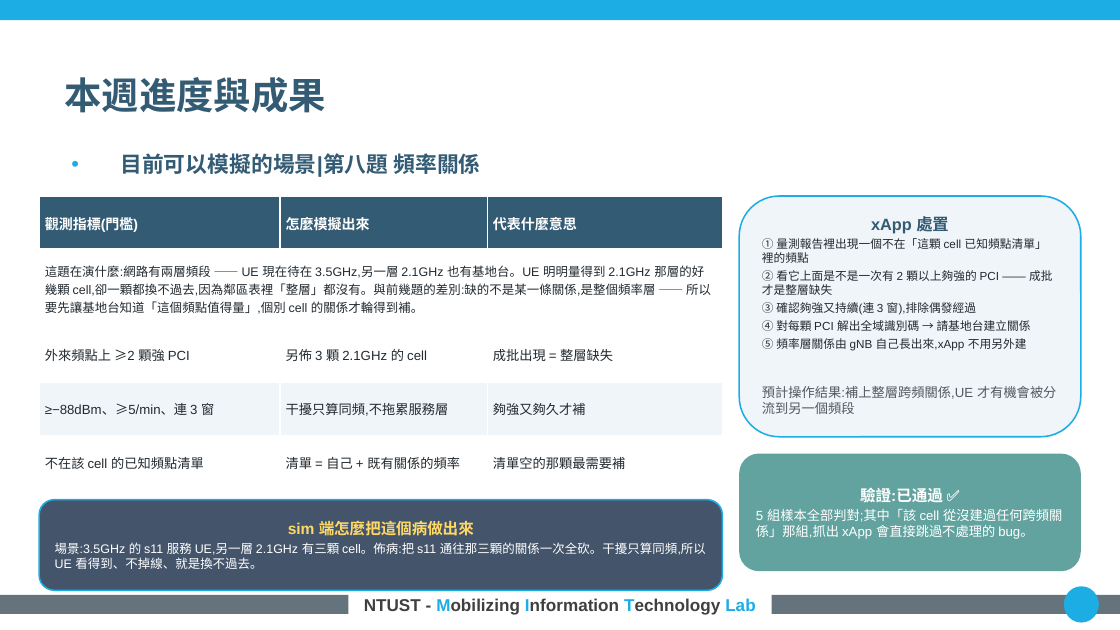
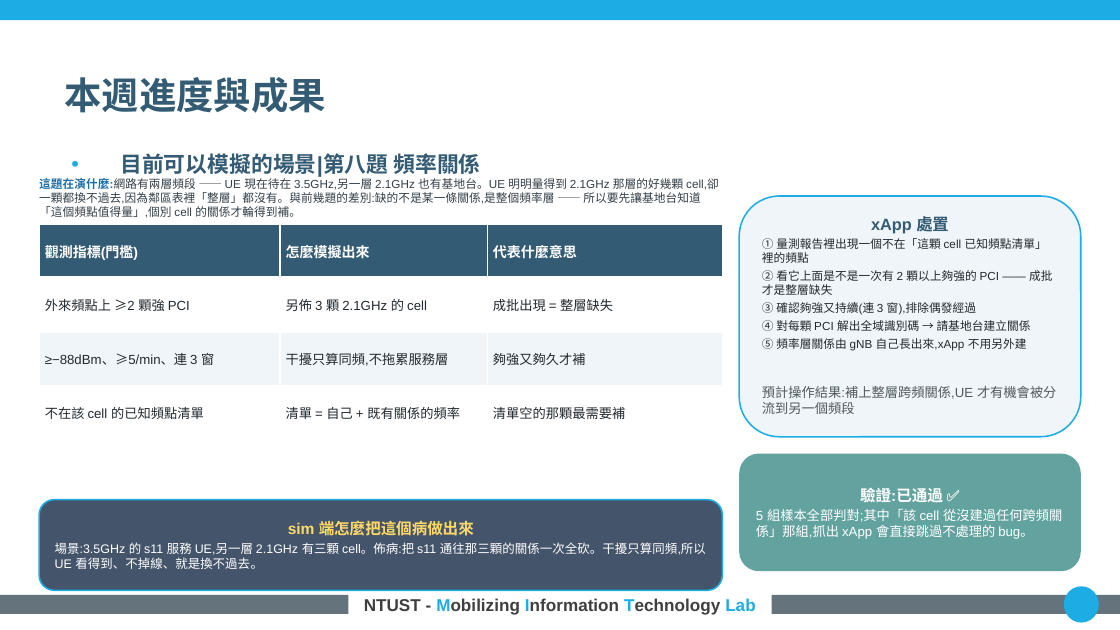
Before and after one commit to kimOuO/RAN-sim-OAI, a slide deck: slide 11 of docs/report/8_27_進度報告_v10十二題.pptx. Drawn at 1120x630 pixels with LibreOffice and Linux fonts; fonts in the diff are those of the drawing; background and template pictures are left out. Boxes give left, top, right and bottom in pixels: in the first picture for what was removed or moved away, otherwise in the second. Text is boxed around its words. In the diff, an @@ line names an element or a change of style, - is before the commit and + after.

```diff
--- a/docs/report/8_27_進度報告_v10十二題.pptx
+++ b/docs/report/8_27_進度報告_v10十二題.pptx
@@ text added at bbox=[39, 178, 719, 218], 7.5 pt, text #333F48 @@
+這題在演什麼:網路有兩層頻段 —— UE 現在待在 3.5GHz,另一層 2.1GHz 也有基地台。UE 明明量得到 2.1GHz 那層的好幾顆 cell,卻一顆都換不過去,因為鄰區表裡「整層」都沒有。與前幾題的差別:缺的不是某一條關係,是整個頻率層 —— 所以要先讓基地台知道「這個頻點值得量」,個別 cell 的關係才輪得到補。
@@ table at bbox=[39, 224, 722, 515] @@
-row 2: 這題在演什麼:網路有兩層頻段 —— UE 現在待在 3.5GHz,另一層 2.1GHz 也有基地台。UE 明明量得到 2.1GHz 那層的好幾顆 cell,卻一顆都換不過去,因為鄰區表裡「整層」都沒有。與前幾題的差別:缺的不是某一條關係,是整個頻率層 —— 所以要先讓基地台知道「這個頻點值得量」,個別 cell 的關係才輪得到補。 |  | 
@@ table: place and size @@
-table at bbox=[39, 196, 722, 487]
+table at bbox=[39, 224, 722, 515]
```
Also in this commit, not shown: 11 other slides changed, 4 other files.
